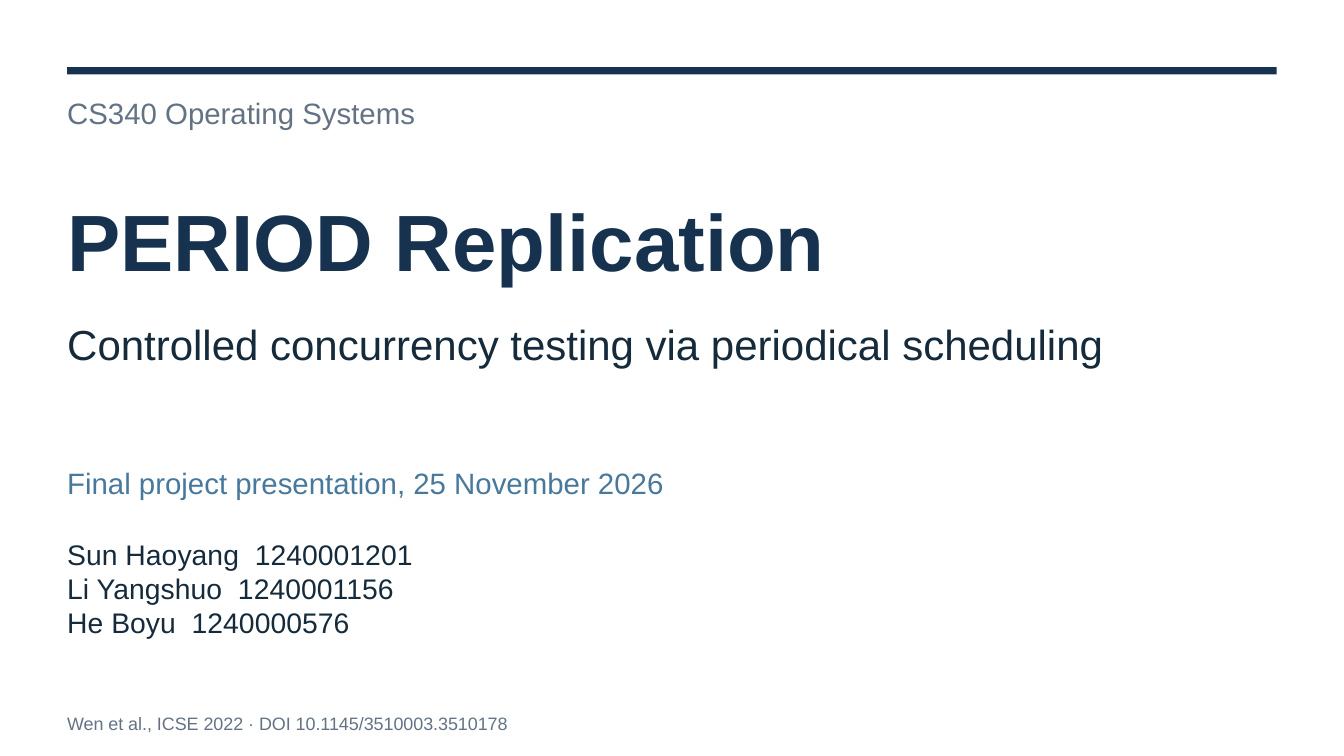
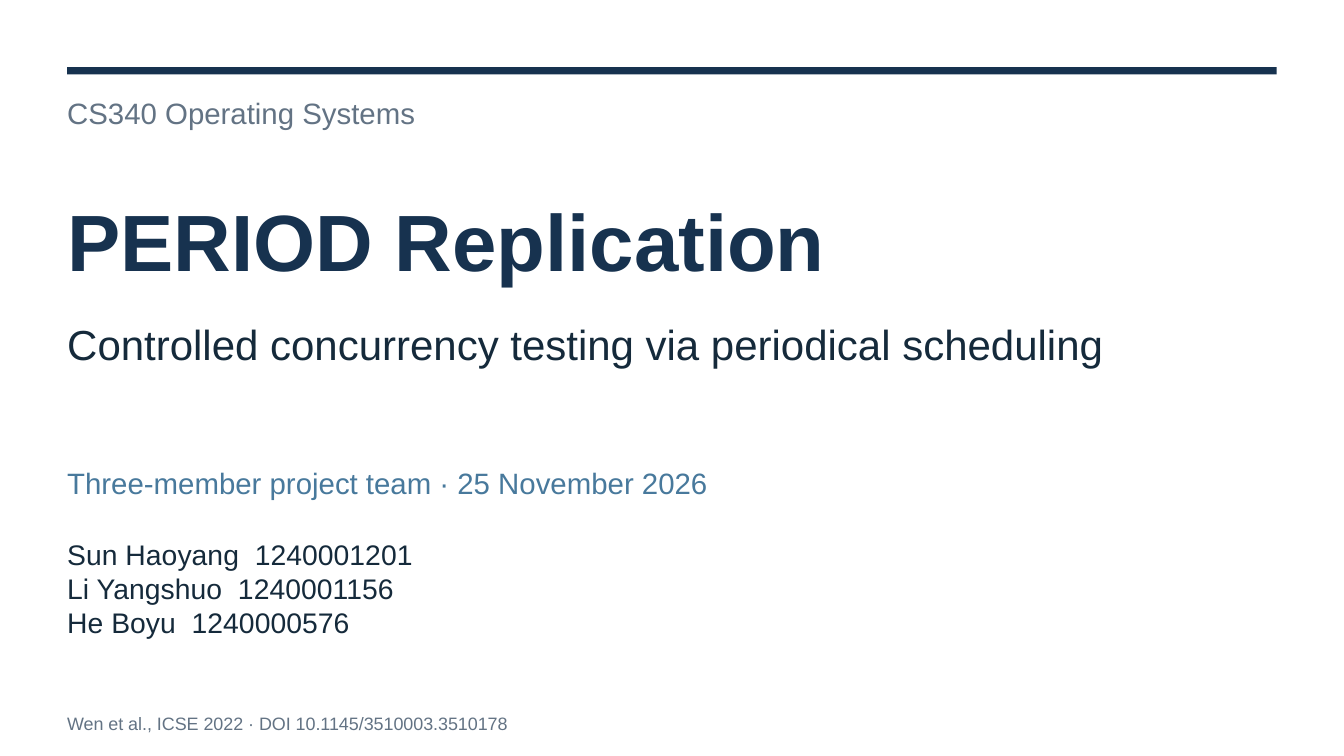
Before and after one commit to Sasuke-666/CS340-Research-Paper-Replication, a slide deck: slide 1 of submission/CS340_PERIOD_Final_Presentation_20261125.pptx. Drawn at 1344x756 pixels with LibreOffice and Linux fonts; fonts in the diff are those of the drawing. Boxes give left, top, right and bottom in pixels: in the first picture for what was removed or moved away, otherwise in the second. Text is boxed around its words. In the diff, an @@ line names an element or a change of style, - is before the commit and + after.

Commit message:
[1240001201] 孙皓扬: publish verified three-member v1.0.3 documents
Bind the reviewed report, presentation and handbook to a1a21dc9c2dee1a5776224dad5e50f40dd2e230d and its successful Linux/Windows run 45516659321. Preserve historical tags, author attribution and all raw evidence. This assisted delivery includes no new benchmark observations.

```diff
--- a/submission/CS340_PERIOD_Final_Presentation_20261125.pptx
+++ b/submission/CS340_PERIOD_Final_Presentation_20261125.pptx
@@ text at bbox=[67, 472, 707, 500]: text changed @@
-Final project presentation, 25 November 2026
+Three-member project team · 25 November 2026
```
Also in this commit, not shown: 1 other slide changed, 7 other files.
